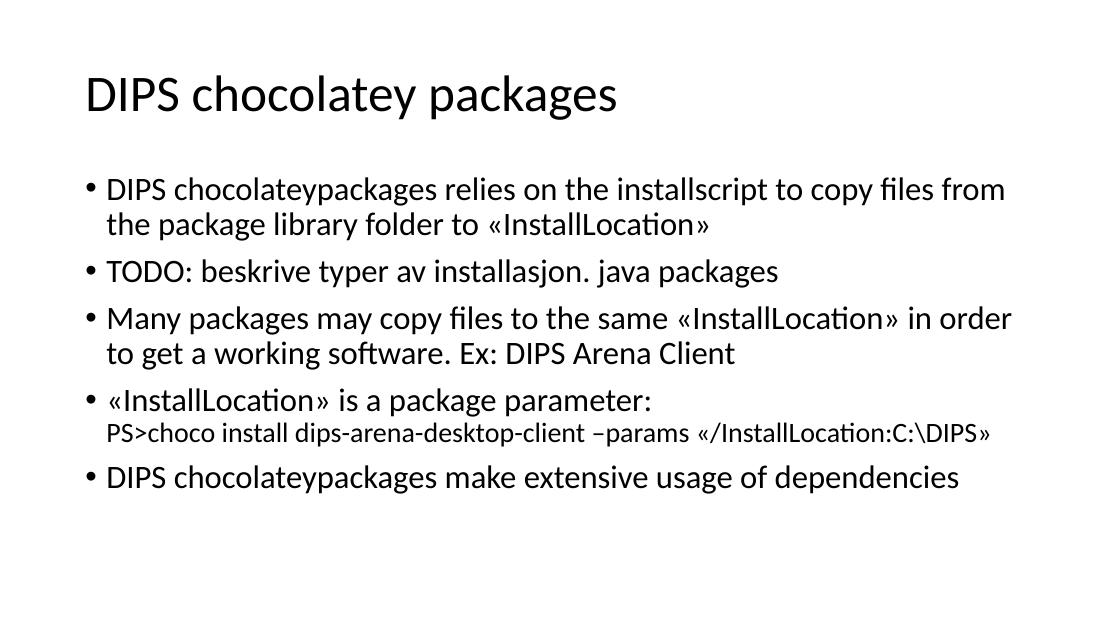
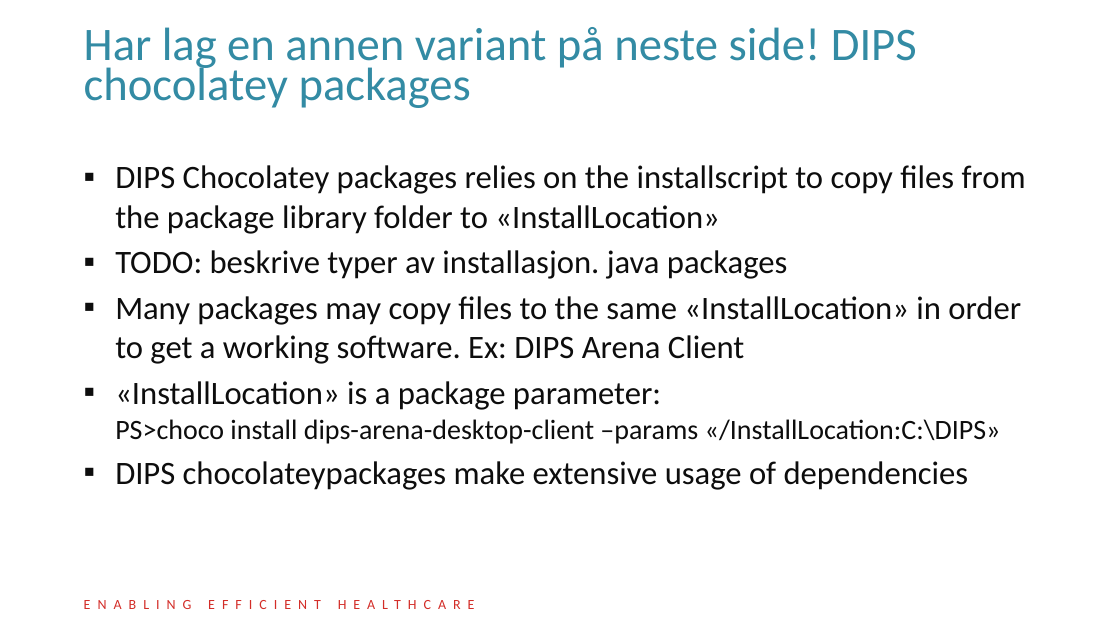
Before and after one commit to DIPSAS/InstallationTech, a slide deck: slide 38 of presentation/InstallationCourse.pptx. Drawn at 1120x630 pixels with LibreOffice and Linux fonts; fonts in the diff are those of the drawing; background and template pictures are left out. Boxes give left, top, right and bottom in pixels: in the first picture for what was removed or moved away, otherwise in the second. Text is boxed around its words. In the diff, an @@ line names an element or a change of style, - is before the commit and + after.

Commit message:
Added DIPS theme. Corrected some typos. Added slides for DIPS Delivery Process.

```diff
--- a/presentation/InstallationCourse.pptx
+++ b/presentation/InstallationCourse.pptx
@@ title at bbox=[84, 27, 917, 108]: text changed; size 44 to 40 pt; text colour #000000 to #338BA4 @@
-DIPS chocolatey packages
+Har lag en annen variant på neste side! DIPS chocolatey packages
@@ text "DIPS Chocolatey packages relies on ...": place and size @@
-text "DIPS Chocolatey packages relies on ..." at bbox=[106, 177, 1012, 494]
+text "DIPS Chocolatey packages relies on ..." at bbox=[115, 165, 1026, 490]
@@ text at bbox=[115, 165, 1026, 234]: text changed; text colour #000000 to #0D0D0D @@
-• DIPS chocolateypackages relies on the installscript to copy files from the package library folder to «InstallLocation»
+▪ DIPS Chocolatey packages relies on the installscript to copy files from the package library folder to «InstallLocation»
@@ text at bbox=[115, 250, 1021, 490]: text colour #000000 to #0D0D0D in "TODO: beskrive typer av installasjon. java packages", "Many packages may copy files to the ...", "«InstallLocation» is a package parameter: PS>choco install ...", "DIPS chocolateypackages make extensive usage of dependencies"; bullet • to ▪; line spacing 0.9 to 1; less space between paragraphs @@
@@ text added at bbox=[84, 596, 485, 613], 12 pt, text #D32D28, small capitals @@
+ENABLING EFFICIENT HEALTHCARE
```
Also in this commit, not shown: 67 other slides changed, 4 slides added.
